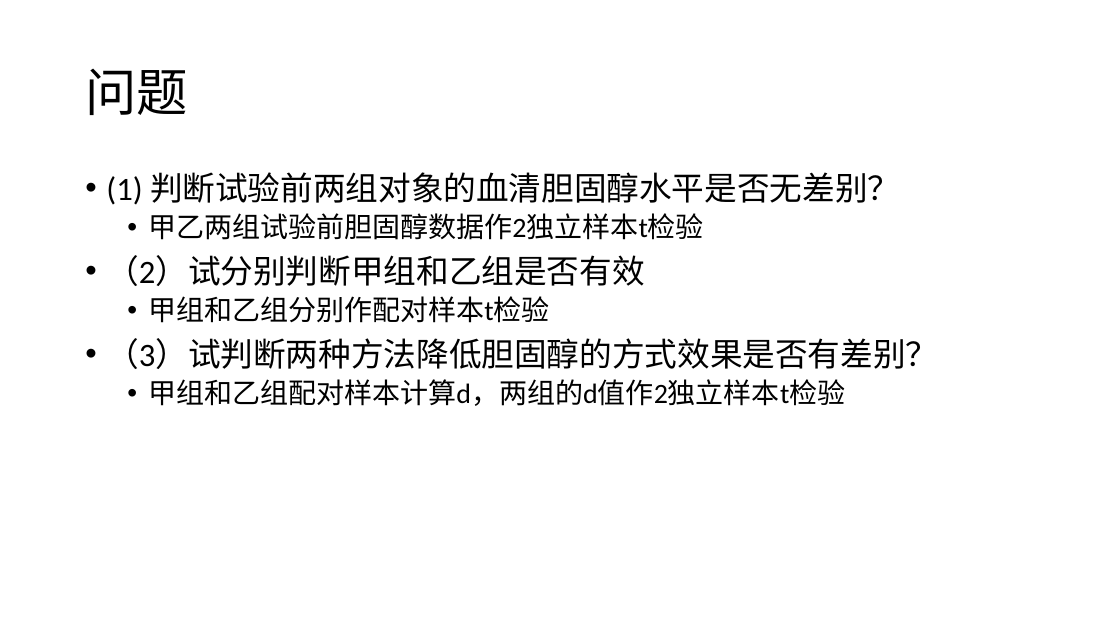
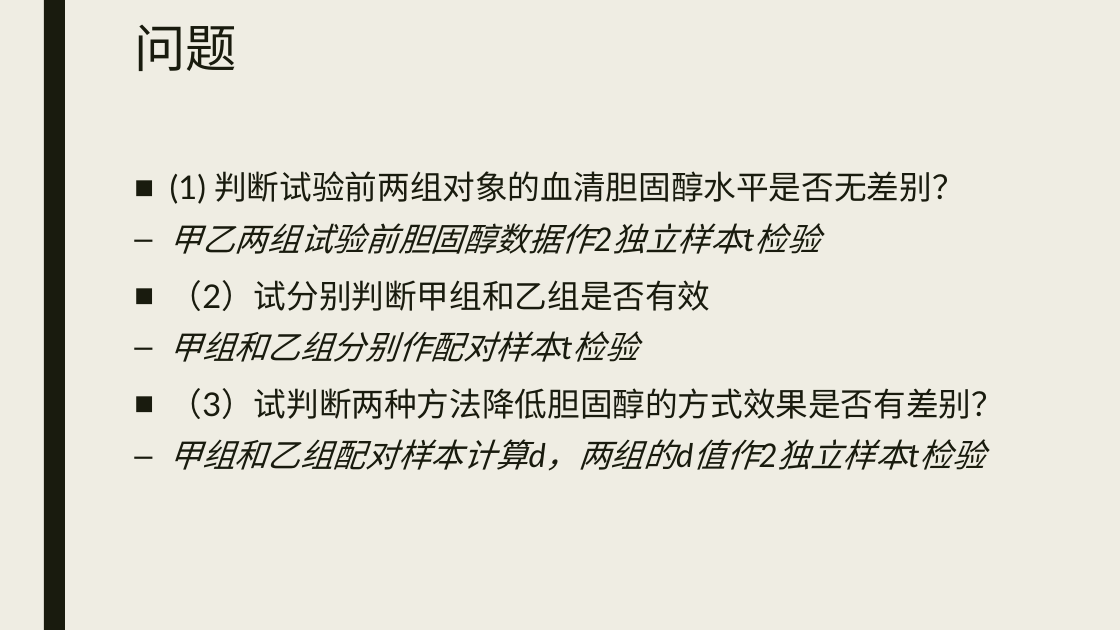
Before and after one commit to beneon/medstat, a slide deck: slide 4 of lect-5/anova.pptx. Drawn at 1120x630 pixels with LibreOffice and Linux fonts; fonts in the diff are those of the drawing. Boxes give left, top, right and bottom in pixels: in the first picture for what was removed or moved away, otherwise in the second. Text is boxed around its words. In the diff, an @@ line names an element or a change of style, - is before the commit and + after.

```diff
--- a/lect-5/anova.pptx
+++ b/lect-5/anova.pptx
@@ background #FFFFFF to #EFEDE3 @@
@@ rectangle added at [44, 0, 65, 630], fill #191B0E @@
@@ title "问题": place and size @@
-title "问题" at [85, 69, 188, 115]
+title "问题" at [134, 25, 237, 71]
@@ title "问题" at [134, 25, 237, 71]: font Calibri to Lato, text colour #000000 to #191B0E; line spacing 0.9 to 0.89; vertical alignment middle to top @@
@@ text "(1) 判断试验前两组对象的血清胆固醇水平是否无差别？": place and size @@
-text "(1) 判断试验前两组对象的血清胆固醇水平是否无差别？" at [106, 172, 938, 406]
+text "(1) 判断试验前两组对象的血清胆固醇水平是否无差别？" at [170, 171, 1004, 471]
@@ text "(1) 判断试验前两组对象的血清胆固醇水平是否无差别？" at [170, 171, 1004, 471]: font Calibri to Lato, text colour #000000 to #191B0E; size 24 to 28 pt, italic on in "甲乙两组试验前胆固醇数据作2独立样本t检验", "甲组和乙组分别作配对样本t检验", "甲组和乙组配对样本计算d，两组的d值作2独立样本t检验"; bullet • to ■; line spacing 0.9 to 1.1; more space between paragraphs; bullet • to – @@
```
Also in this commit, not shown: 34 other slides changed, 5 slides added, 1 slide removed, 3 other files.
